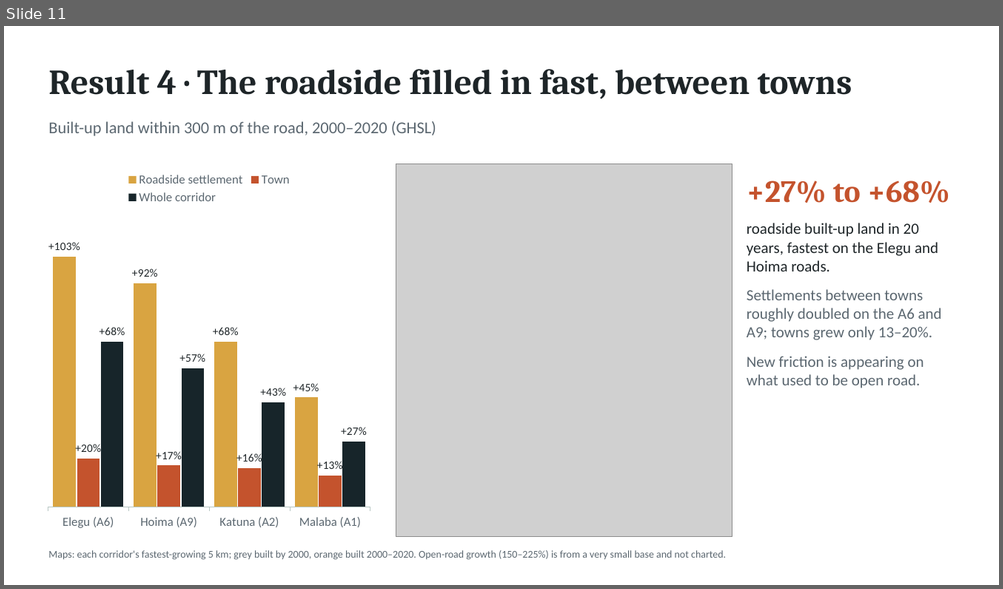
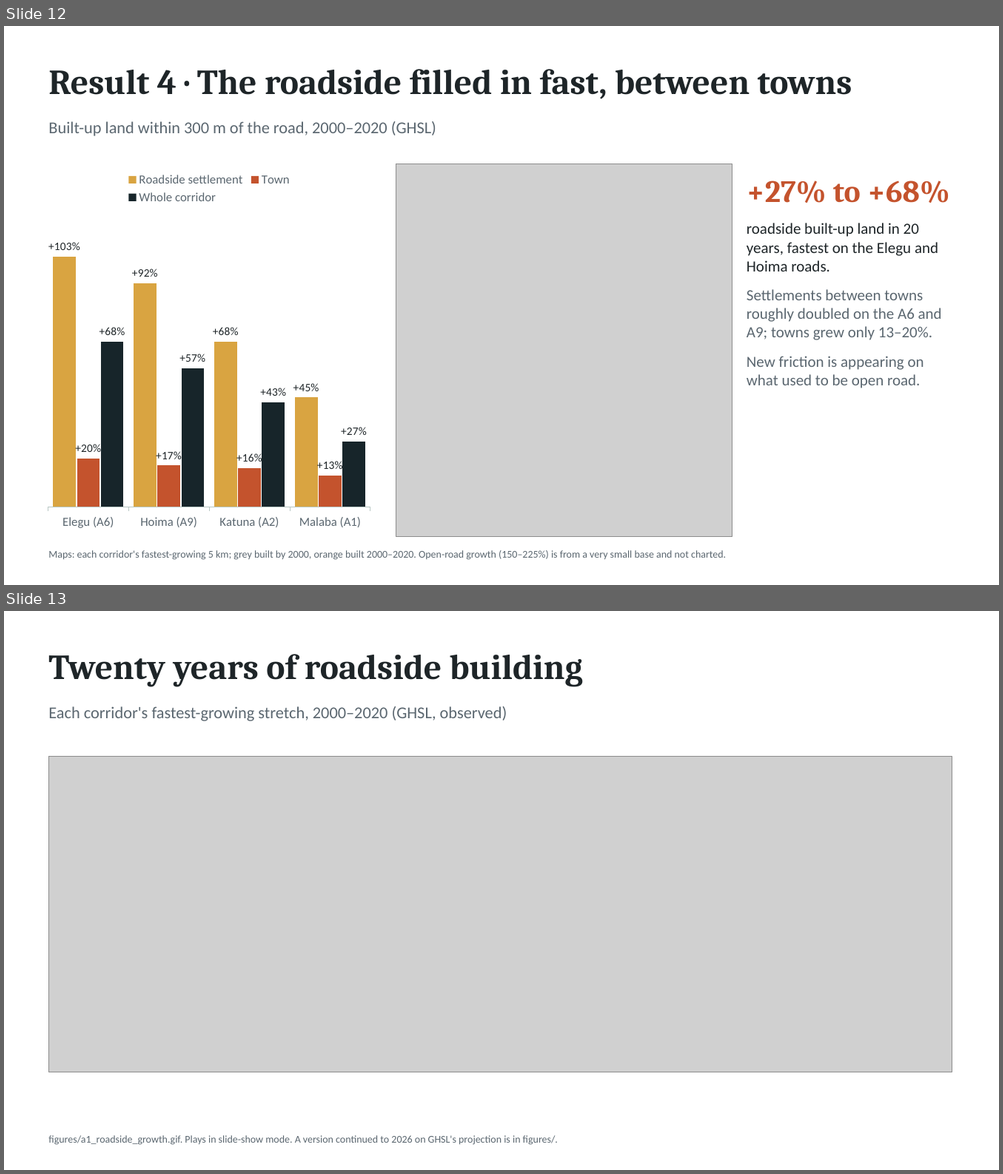
Before and after one commit to gavacharles/uganda-trade-corridors, a slide deck: presentation/highways_high_streets.pptx. Shown one above the other, each under a label of ours: slide 11 before the commit, slides 12 and 13 after it. The pictures are 1003x589 and 1003x1174 pixels, drawn with LibreOffice and Linux fonts; fonts in the diff are those of the drawing; grey boxes stand for pictures. Boxes give left, top, right and bottom in pixels: in the first picture for what was removed or moved away, otherwise in the second. Text is boxed around its words. In the diff, an @@ line names an element or a change of style, - is before the commit and + after.

```diff
--- a/presentation/highways_high_streets.pptx
+++ b/presentation/highways_high_streets.pptx
@@ slide 13 added at [4, 611, 999, 1170], background #FFFFFF @@
@@ text added at [48, 654, 583, 687], 34 pt, text #1E2528, bold @@
+Twenty years of roadside building
@@ text added at [48, 706, 507, 721], 16 pt, text #5B6770 @@
+Each corridor's fastest-growing stretch, 2000–2020 (GHSL, observed)
@@ picture added at [48, 757, 951, 1073] @@
@@ text added at [48, 1136, 558, 1145], 10 pt, text #5B6770 @@
+figures/a1_roadside_growth.gif. Plays in slide-show mode. A version continued to 2026 on GHSL's projection is in figures/.
@@ what was slide 11 is now slide 12 @@
```
Also in this commit, not shown: 3 slides changed, 5 other slides added, 20 other files.
